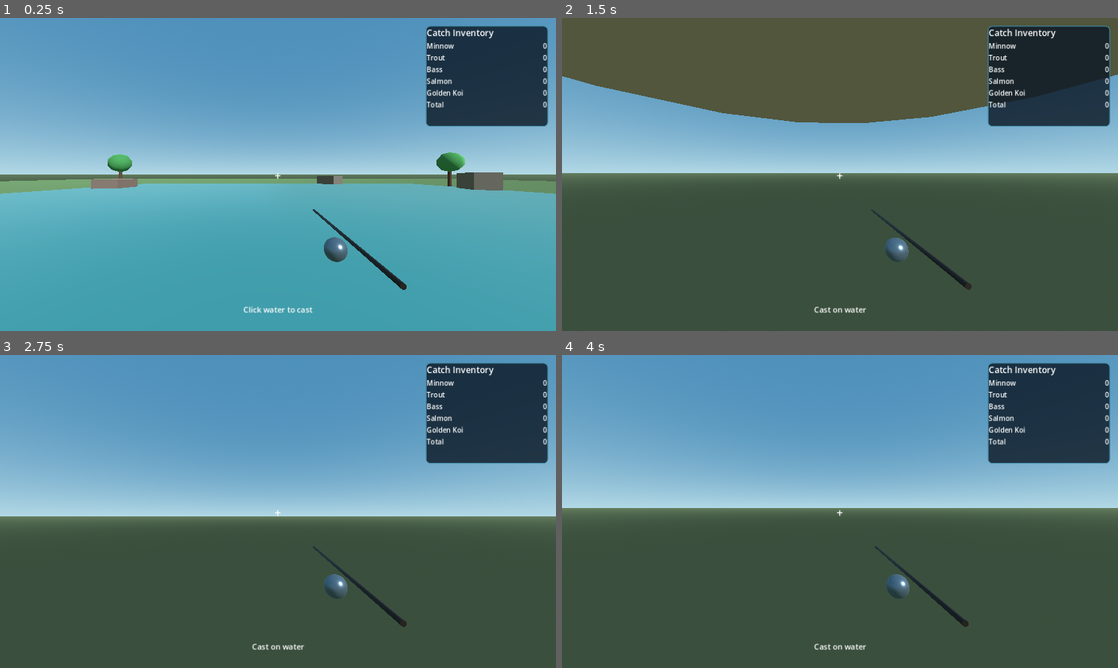
Above: before the commit, frames 1-4 (two rows, left to right).
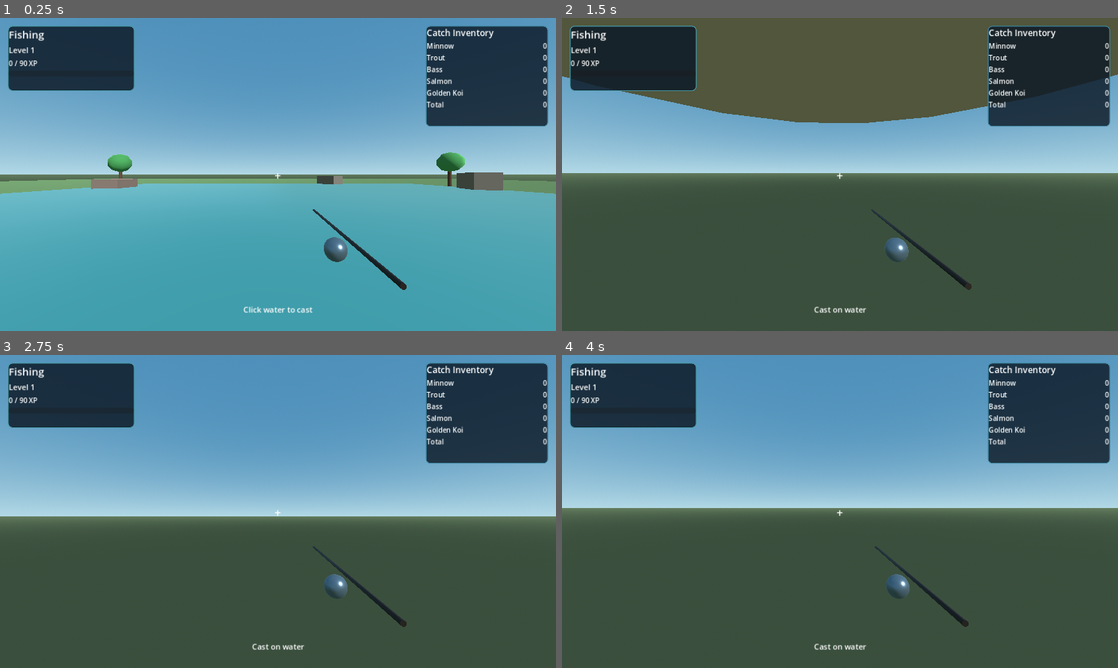
Above: after the commit, the same moments.

Repository: Churper/Skilling
Game: Godot game, scene res://scenes/main.tscn
The game is run twice, just before and just after one commit, with the same random seed, the same clock (stepped at 60 frames per second) and the same inputs.
Inputs (mouse positions are in pixels of both pictures, inside the frame that each line leads up to):
- Up to frame 1 (0.25 s): no input
- Up to frame 2 (1.5 s): tap Enter at 0.5 s; move the mouse to (867, 174) at 0.52 s; press the mouse at (867, 174) at 0.53 s; hold W (move_forward) from 0.53 s (still down); tap Space (jump) at 0.77 s; move the mouse to (812, 174) at 1.27 s; release the mouse at (812, 174) at 1.28 s; click (812, 174) at 1.35 s
- Up to frame 3 (2.75 s): keep holding W (move_forward); tap Space (jump) at 1.52 s; move the mouse to (289, 505) at 2.02 s; press the mouse at (289, 505) at 2.03 s
- Up to frame 4 (4 s): keep holding W (move_forward); tap Space (jump) at 2.75, 3.02, 3.77 s; move the mouse to (834, 517) at 2.77 s; release the mouse at (834, 517) at 2.78 s; click (834, 517) at 2.85 s; tap Enter at 3.5 s; move the mouse to (878, 514) at 3.52 s; press the mouse at (878, 514) at 3.53 s

The runs differ from the first frame. In frame 1, 4.7% of the frame differs, in the area x 1-25%, y 2-24%; in frame 2, 4.7%; in frame 3, 4.6%; in frame 4, 4.7%.

Commit message:
Add Fishing level infobox with XP drops and progression

Diff:
--- a/scripts/app_bootstrap.gd
+++ b/scripts/app_bootstrap.gd
@@ -4,6 +4,13 @@
 
 const WATER_LAYER: int = 2
 const FISH_TYPES: PackedStringArray = ["Minnow", "Trout", "Bass", "Salmon", "Golden Koi"]
+const FISH_XP: Dictionary = {
+	"Minnow": 10,
+	"Trout": 16,
+	"Bass": 24,
+	"Salmon": 38,
+	"Golden Koi": 72,
+}
 
 @onready var camera: Camera3D = $Player/Head/Camera3D
 @onready var pole: Node3D = $Player/Head/Camera3D/FishingPole
@@ -26,6 +33,14 @@
 var inventory_labels: Dictionary = {}
 var total_label: Label
 var status_label: Label
+
+var fishing_level: int = 1
+var fishing_xp: int = 0
+var fishing_level_label: Label
+var fishing_xp_label: Label
+var fishing_xp_bar: ProgressBar
+var xp_drop_label: Label
+var xp_drop_timer: float = 0.0
 
 func _ready() -> void:
 	randomize()
@@ -39,6 +54,7 @@
 	for fish_name in FISH_TYPES:
 		inventory[fish_name] = 0
 	_update_inventory_ui()
+	_update_fishing_ui()
 	_set_status("Click water to cast")
 
 	var window: Window = get_window()
@@ -52,6 +68,17 @@
 		_try_cast()
 
 func _process(delta: float) -> void:
+	if xp_drop_timer > 0.0 and xp_drop_label:
+		xp_drop_timer -= delta
+		xp_drop_label.visible = true
+		xp_drop_label.modulate = Color(0.62, 0.94, 1.0, clamp(xp_drop_timer / 1.2, 0.0, 1.0))
+		xp_drop_label.offset_top -= delta * 10.0
+		xp_drop_label.offset_bottom -= delta * 10.0
+		if xp_drop_timer <= 0.0:
+			xp_drop_label.visible = false
+			xp_drop_label.offset_top = -118
+			xp_drop_label.offset_bottom = -82
+
 	if cast_state == 0:
 		return
 
@@ -63,7 +90,13 @@
 	if cast_state == 1 and cast_timer <= 0.0:
 		var fish_name: String = _roll_fish()
 		_add_fish(fish_name)
-		_set_status("Caught %s" % fish_name)
+		var xp_drop: int = _get_fish_xp(fish_name)
+		var levels_gained: int = _add_fishing_xp(xp_drop)
+		_show_xp_drop(xp_drop)
+		if levels_gained > 0:
+			_set_status("Caught %s (+%d XP) • Fishing Lv %d" % [fish_name, xp_drop, fishing_level])
+		else:
+			_set_status("Caught %s (+%d XP)" % [fish_name, xp_drop])
 		cast_state = 2
 		cast_timer = 0.85
 	elif cast_state == 2 and cast_timer <= 0.0:
@@ -302,16 +335,66 @@
 	crosshair.add_theme_font_size_override("font_size", 26)
 	root.add_child(crosshair)
 
-	var panel: PanelContainer = PanelContainer.new()
-	panel.anchor_left = 1.0
-	panel.anchor_right = 1.0
-	panel.anchor_top = 0.0
-	panel.anchor_bottom = 0.0
-	panel.offset_left = -300
-	panel.offset_right = -18
-	panel.offset_top = 18
-	panel.offset_bottom = 250
-	root.add_child(panel)
+	var fishing_panel: PanelContainer = PanelContainer.new()
+	fishing_panel.anchor_left = 0.0
+	fishing_panel.anchor_right = 0.0
+	fishing_panel.anchor_top = 0.0
+	fishing_panel.anchor_bottom = 0.0
+	fishing_panel.offset_left = 18
+	fishing_panel.offset_right = 310
+	fishing_panel.offset_top = 18
+	fishing_panel.offset_bottom = 168
+	root.add_child(fishing_panel)
+
+	var fishing_style: StyleBoxFlat = StyleBoxFlat.new()
+	fishing_style.bg_color = Color(0.05, 0.10, 0.15, 0.84)
+	fishing_style.border_color = Color(0.28, 0.60, 0.66, 0.9)
+	fishing_style.border_width_left = 2
+	fishing_style.border_width_right = 2
+	fishing_style.border_width_top = 2
+	fishing_style.border_width_bottom = 2
+	fishing_style.corner_radius_top_left = 10
+	fishing_style.corner_radius_top_right = 10
+	fishing_style.corner_radius_bottom_left = 10
+	fishing_style.corner_radius_bottom_right = 10
+	fishing_panel.add_theme_stylebox_override("panel", fishing_style)
+
+	var fishing_column: VBoxContainer = VBoxContainer.new()
+	fishing_column.add_theme_constant_override("separation", 5)
+	fishing_panel.add_child(fishing_column)
+
+	var fishing_title: Label = Label.new()
+	fishing_title.text = "Fishing"
+	fishing_title.add_theme_font_size_override("font_size", 24)
+	fishing_column.add_child(fishing_title)
+
+	fishing_level_label = Label.new()
+	fishing_level_label.text = "Level 1"
+	fishing_level_label.add_theme_font_size_override("font_size", 18)
+	fishing_column.add_child(fishing_level_label)
+
+	fishing_xp_label = Label.new()
+	fishing_xp_label.text = "0 / 100 XP"
+	fishing_column.add_child(fishing_xp_label)
+
+	fishing_xp_bar = ProgressBar.new()
+	fishing_xp_bar.min_value = 0
+	fishing_xp_bar.max_value = 100
+	fishing_xp_bar.value = 0
+	fishing_xp_bar.show_percentage = false
+	fishing_xp_bar.custom_minimum_size = Vector2(0, 14)
+	fishing_column.add_child(fishing_xp_bar)
+
+	var inventory_panel: PanelContainer = PanelContainer.new()
+	inventory_panel.anchor_left = 1.0
+	inventory_panel.anchor_right = 1.0
+	inventory_panel.anchor_top = 0.0
+	inventory_panel.anchor_bottom = 0.0
+	inventory_panel.offset_left = -300
+	inventory_panel.offset_right = -18
+	inventory_panel.offset_top = 18
+	inventory_panel.offset_bottom = 250
+	root.add_child(inventory_panel)
 
 	var panel_style: StyleBoxFlat = StyleBoxFlat.new()
 	panel_style.bg_color = Color(0.05, 0.10, 0.15, 0.82)
@@ -324,11 +407,11 @@
 	panel_style.corner_radius_top_right = 10
 	panel_style.corner_radius_bottom_left = 10
 	panel_style.corner_radius_bottom_right = 10
-	panel.add_theme_stylebox_override("panel", panel_style)
+	inventory_panel.add_theme_stylebox_override("panel", panel_style)
 
 	var column: VBoxContainer = VBoxContainer.new()
 	column.add_theme_constant_override("separation", 4)
-	panel.add_child(column)
+	inventory_panel.add_child(column)
 
 	var title: Label = Label.new()
 	title.text = "Catch Inventory"
@@ -359,13 +442,29 @@
 	total_row.add_child(total_label)
 	column.add_child(total_row)
 
+	xp_drop_label = Label.new()
+	xp_drop_label.anchor_left = 0.5
+	xp_drop_label.anchor_right = 0.5
+	xp_drop_label.anchor_top = 1.0
+	xp_drop_label.anchor_bottom = 1.0
+	xp_drop_label.offset_left = -120
+	xp_drop_label.offset_right = 120
+	xp_drop_label.offset_top = -118
+	xp_drop_label.offset_bottom = -82
+	xp_drop_label.horizontal_alignment = HORIZONTAL_ALIGNMENT_CENTER
+	xp_drop_label.vertical_alignment = VERTICAL_ALIGNMENT_CENTER
+	xp_drop_label.add_theme_font_size_override("font_size", 24)
+	xp_drop_label.text = "+0 XP"
+	xp_drop_label.visible = false
+	root.add_child(xp_drop_label)
+
 	status_label = Label.new()
 	status_label.anchor_left = 0.5
 	status_label.anchor_right = 0.5
 	status_label.anchor_top = 1.0
 	status_label.anchor_bottom = 1.0
-	status_label.offset_left = -210
-	status_label.offset_right = 210
+	status_label.offset_left = -260
+	status_label.offset_right = 260
 	status_label.offset_top = -66
 	status_label.offset_bottom = -30
 	status_label.horizontal_alignment = HORIZONTAL_ALIGNMENT_CENTER
@@ -473,6 +572,43 @@
 		return "Salmon"
 	return "Golden Koi"
 
+func _get_fish_xp(fish_name: String) -> int:
+	return int(FISH_XP.get(fish_name, 10))
+
+func _xp_needed_for_level(level: int) -> int:
+	return 90 + (level - 1) * 28
+
+func _add_fishing_xp(amount: int) -> int:
+	var levels_gained: int = 0
+	fishing_xp += amount
+	var needed: int = _xp_needed_for_level(fishing_level)
+	while fishing_xp >= needed:
+		fishing_xp -= needed
+		fishing_level += 1
+		levels_gained += 1
+		needed = _xp_needed_for_level(fishing_level)
+	_update_fishing_ui()
+	return levels_gained
+
+func _update_fishing_ui() -> void:
+	var needed: int = _xp_needed_for_level(fishing_level)
+	if fishing_level_label:
+		fishing_level_label.text = "Level %d" % fishing_level
+	if fishing_xp_label:
+		fishing_xp_label.text = "%d / %d XP" % [fishing_xp, needed]
+	if fishing_xp_bar:
+		fishing_xp_bar.max_value = needed
+		fishing_xp_bar.value = fishing_xp
+
+func _show_xp_drop(amount: int) -> void:
+	if xp_drop_label:
+		xp_drop_label.text = "+%d XP" % amount
+		xp_drop_label.modulate = Color(0.62, 0.94, 1.0, 1.0)
+		xp_drop_label.offset_top = -118
+		xp_drop_label.offset_bottom = -82
+		xp_drop_label.visible = true
+	xp_drop_timer = 1.2
+
 func _add_fish(fish_name: String) -> void:
 	if not inventory.has(fish_name):
 		inventory[fish_name] = 0
Not shown, changed: docs/index.html
Not shown, changed: docs/index.pck
